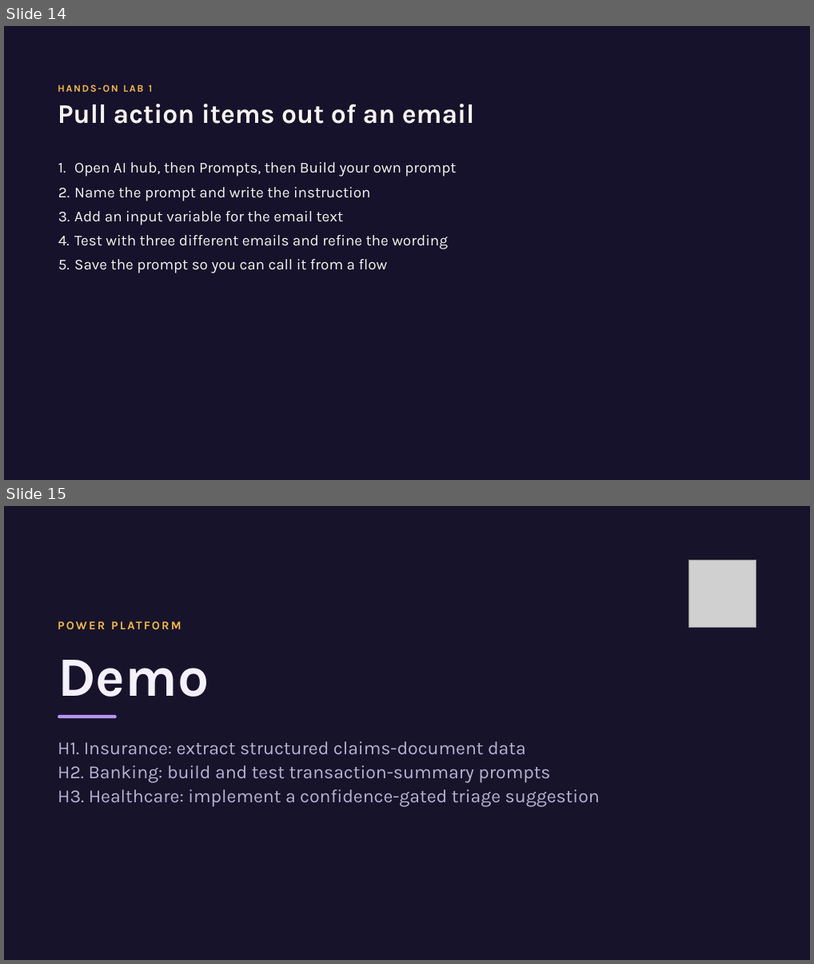
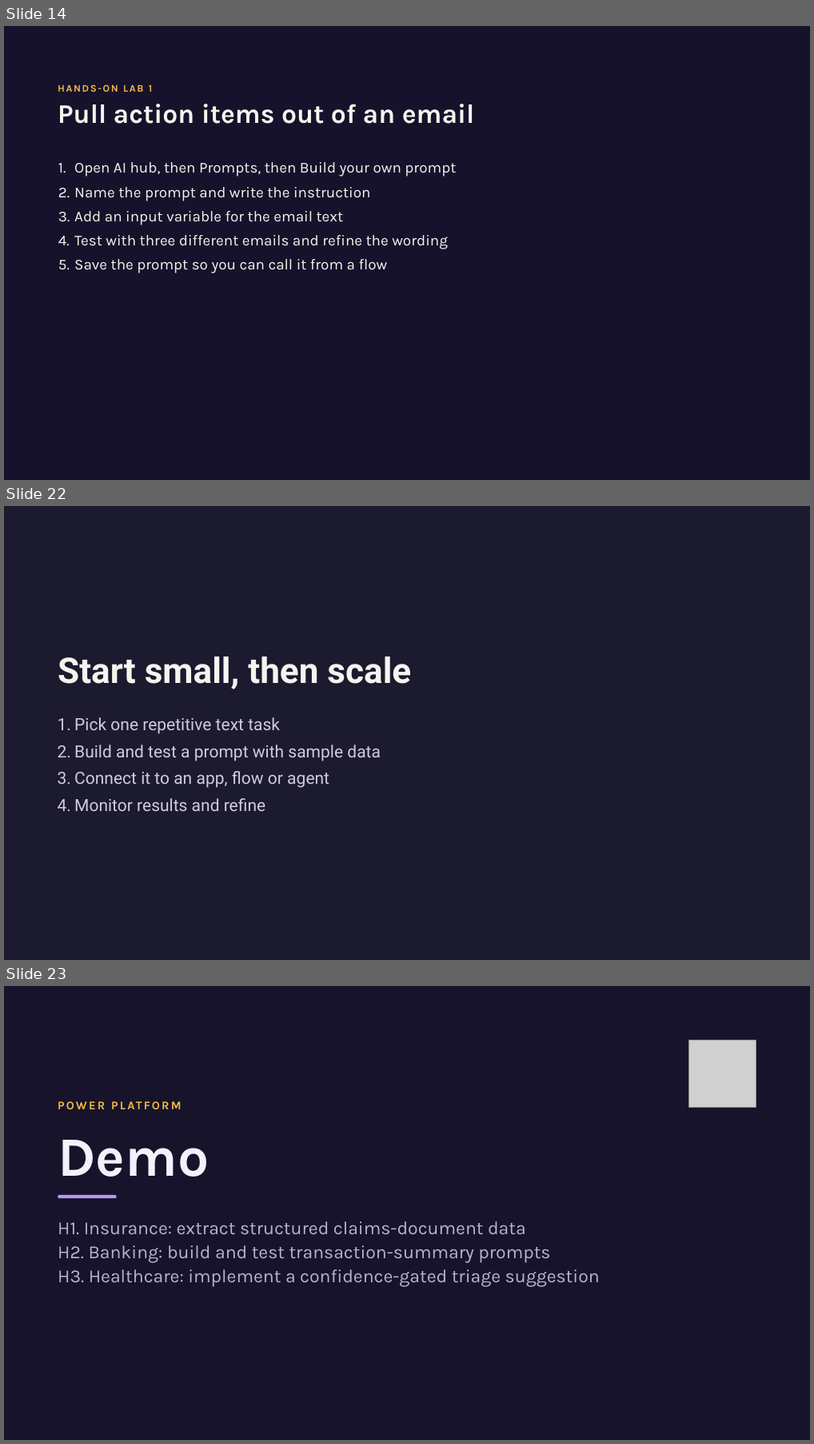
Before and after one commit to JPOWER4/Enterprise-Apps-Agents, a slide deck: Modeule 4 - AI Builder Business Logic and Intelligent.pptx. Shown one above the other, each under a label of ours: slides 14 and 15 before the commit, slides 14, 22 and 23 after it; the slides between them are not shown. The pictures are 814x964 and 814x1444 pixels, drawn with LibreOffice and Linux fonts; fonts in the diff are those of the drawing; grey boxes stand for pictures. Boxes give left, top, right and bottom in pixels: in the first picture for what was removed or moved away, otherwise in the second. Text is boxed around its words. In the diff, an @@ line names an element or a change of style, - is before the commit and + after.

```diff
--- a/Modeule 4 - AI Builder Business Logic and Intelligent.pptx
+++ b/Modeule 4 - AI Builder Business Logic and Intelligent.pptx
@@ slide 22 added at bbox=[4, 506, 810, 960], background #1B1A2E @@
@@ title added at bbox=[58, 656, 411, 689], 42 pt, text #F6F4EF, bold @@
+Start small, then scale
@@ text added at bbox=[74, 717, 381, 811], 20 pt, text #CFCBE0 @@
+1. Pick one repetitive text task
+2. Build and test a prompt with sample data
+3. Connect it to an app, flow or agent
+4. Monitor results and refine
@@ what was slide 15 is now slide 23 @@
```
Also in this commit, not shown: 7 other slides added, 1 other file.
